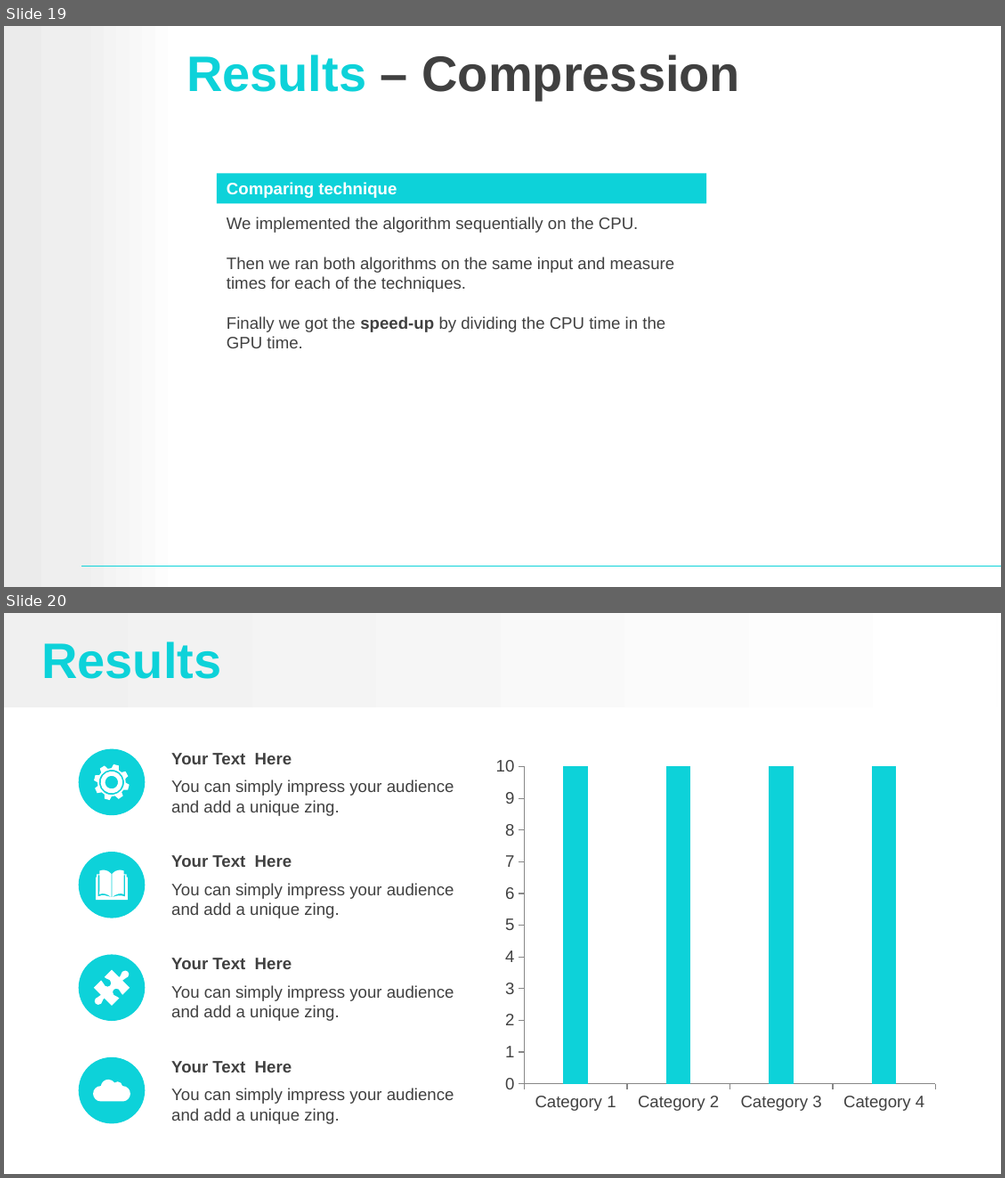
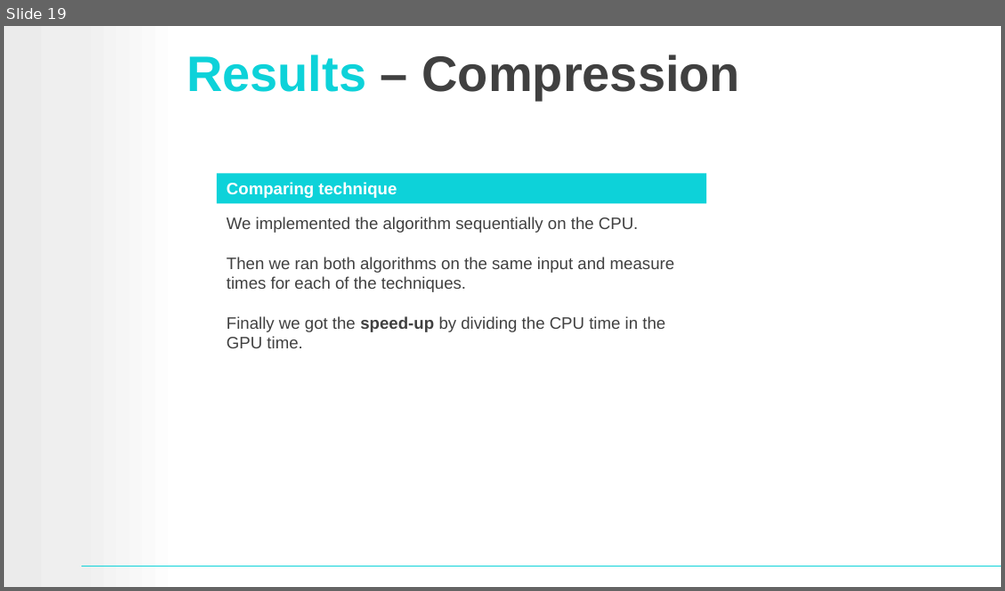
Before and after one commit to raneldan/aho-corasick, a slide deck: Aho-Corasick-Parallel.pptx. Shown one above the other, each under a label of ours: slides 19 and 20 before the commit, slide 19 after it. The pictures are 1005x1178 and 1005x591 pixels, drawn with LibreOffice and Linux fonts; fonts in the diff are those of the drawing; background and template pictures are left out. Boxes give left, top, right and bottom in pixels: in the first picture for what was removed or moved away, otherwise in the second. Text is boxed around its words. In the diff, an @@ line names an element or a change of style, - is before the commit and + after.

```diff
--- a/Aho-Corasick-Parallel.pptx
+++ b/Aho-Corasick-Parallel.pptx
@@ slide 20 removed at (4, 613, 1001, 1174), background #FFFFFF @@
@@ rectangle removed at (4, 613, 997, 706) @@
@@ title removed at (41, 641, 221, 679) @@
-Results
@@ ellipse removed at (79, 748, 146, 815) @@
@@ freeform shape removed at (94, 764, 129, 801) @@
@@ text removed at (171, 753, 291, 764) @@
-Your Text Here
@@ column stacked chart removed at (486, 751, 944, 1119) @@
-categories: Category 1, Category 2, Category 3, Category 4
-Series 1: 40, 25, 35, 45
-Series 2: 24, 44, 18, 28
-Series 3: 20, 15, 25, 18
@@ text removed at (171, 779, 454, 816) @@
-You can simply impress your audience and add a unique zing.
@@ ellipse removed at (79, 852, 146, 918) @@
@@ freeform shape removed at (96, 870, 128, 900) @@
@@ text removed at (171, 855, 291, 867) @@
-Your Text Here
@@ text removed at (171, 883, 454, 918) @@
-You can simply impress your audience and add a unique zing.
@@ ellipse removed at (79, 954, 146, 1021) @@
@@ text removed at (171, 957, 291, 969) @@
-Your Text Here
@@ freeform shape removed at (86, 963, 137, 1013) @@
@@ text removed at (171, 985, 454, 1021) @@
-You can simply impress your audience and add a unique zing.
@@ ellipse removed at (79, 1056, 146, 1123) @@
@@ text removed at (171, 1061, 291, 1072) @@
-Your Text Here
@@ freeform shape removed at (93, 1079, 129, 1102) @@
@@ text removed at (171, 1087, 454, 1124) @@
-You can simply impress your audience and add a unique zing.
```
Also in this commit, not shown: 4 slides added.
